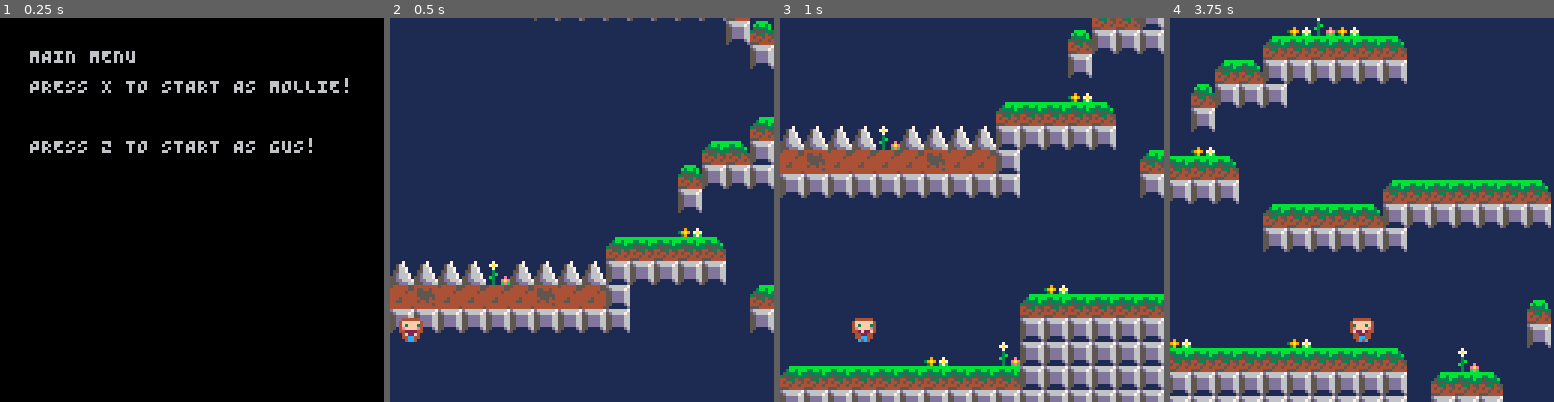
Above: before the commit, frames 1-4 (left to right).
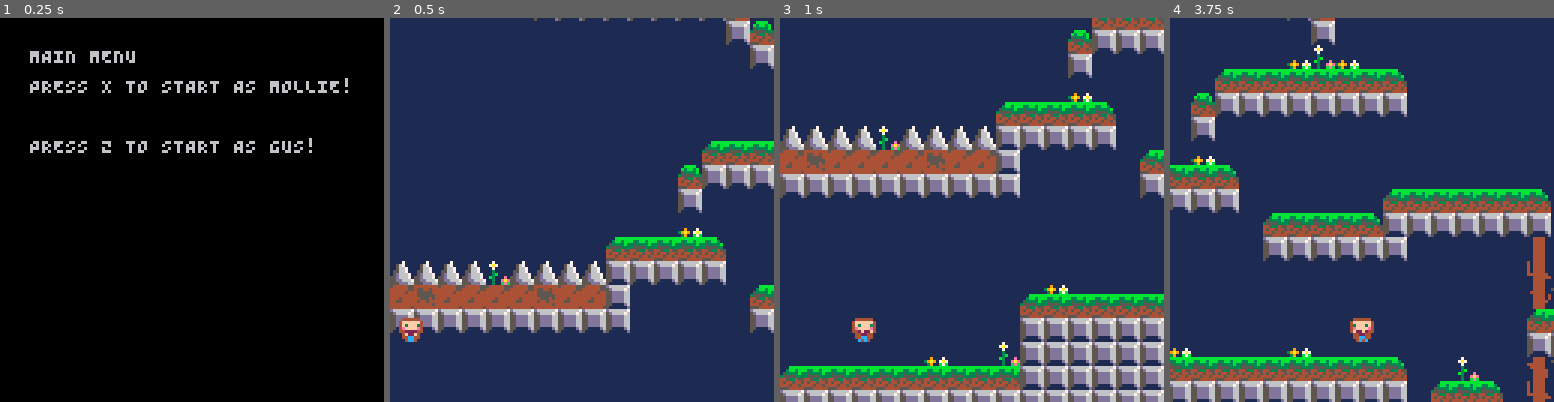
Above: after the commit, the same moments.

Repository: connorryanbaker/kmg
Game: PICO-8 cartridge currentdraft.p8
The game is run twice, just before and just after one commit, with the same random seed, the same clock (stepped at 60 frames per second) and the same inputs.
Inputs:
- Up to frame 1 (0.25 s): no input
- Up to frame 2 (0.5 s): tap X (X key) at 0.33 s
- Up to frame 3 (1 s): tap O (Z key) at 0.7 s
- Up to frame 4 (3.75 s): tap X (X key) at 1.07, 1.85, 2.97 s; hold Right 1.6-2.1 s; tap O (Z key) every 0.4 s from 1.7 to 3.7 s; hold Right 2.47-3.03 s; hold Left 3.08-3.58 s

Frame 1 is identical in both runs. In frame 2, 0.8% of the frame differs, in the area x 91-100%, y 25-39%; in frame 3, 0.2%; in frame 4, 32%, in the area x 0-100%, y 0-100%.

Commit message:
level 2 map!

Diff:
--- a/currentdraft.p8
+++ b/currentdraft.p8
@@ -14,6 +14,7 @@
   min_cam_y=0
   max_cam_y=388
   max_cam_x=maxx/2
+  MAX_DY=10 -- this is an arbitrary start to avoid getting stuck after long falls
   startx=3
   starty=433
   gravity=0.25
@@ -30,7 +31,7 @@
     max_dx=2,
     max_dy=3,
     acc=0.25,
-    boost=4,
+    boost=3.8,
     anim=0,
     running=false,
     jumping=false,
@@ -202,6 +203,7 @@
   if btnp(5) and player.landed then
     player.dy-=player.boost
     player.landed=false
+    --sfx(1)
   end
 
   if btnp(4) and player.candash then
@@ -270,10 +272,10 @@
     player.direction=0
   end
 
-  -- local nx = player.x+player.dx
-  -- if nx >=0 and player.w+nx<maxx then player.x=nx end
   player.x+=player.dx
-  player.y+=player.dy
+  if player.dy < MAX_DY then
+    player.y+=player.dy
+  end
 
   if player.y>maxy then reset_player_location() end
 end
@@ -468,7 +470,7 @@
 
 
 __gff__
-0080800000010203000000000000000080808000000200030303000000000003000080000002060200000000000000038000000000000302000002020300030300000000000000000000000006000000000000000000000000000000000000000000000000000000000000000000000000000000000000000000000000000000
+0080800000010203000000000000000080808000000200030303000000000003000080000002060200000000000000038000000000000302000002020300030300000000000000000000000000000000000000000000000000000000000000000600000000000000000000000000000000000000000000000000000000000000
 0000000000000000000000000000000000000000000000000000000000000000000000000000000000000000000000000000000000000000000000000000000000000000000000000000000000000000000000000000000000000000000000000000000000000000000000000000000000000000000000000000000000000000
 __map__
 2b2b2b2b2b2b2b2b2b2b2b2b2b2b2b2b2b2b2b2b2b2b2b2b2b2b2b2b2b2b2b2b0f0f0f0f0f0f0f0f0f0f0f0f0f0f0f0f0f0f0f0f0f0f0f0f0f0f0f0f0f0f0f4c00000000000000000000000000000000000000000000000000000000000000000000000000000000000000000000000000000000000000000000000000000000
@@ -484,24 +486,27 @@
 171717171717171719182b2b2b19050505182b2b2b2b2b2b2b2b2b2b2b2b2b2b0f0f0f0f0f0f0f0f0f0f0f0f0f0f0f0f0f0f0f0f0f0f0f0f0f0f0f0f0f0f0f0f00000000000000000000000000000000000000000000000000000000000000000000000000000000000000000000000000000000000000000000000000000000
 392e383d171717171717382b3e25152525062b2b2b2b2b2b2b2b2b2b2b2b2b2b0f0f0f0f0f0f0f0f0f0f0f0f0f0f0f0f0f0f0f0f0f0f0f0f0f0f0f0f0f0f0f0f00000000000000000000000000000000000000000000000000000000000000000000000000000000000000000000000000000000000000000000000000000000
 400e0d2e1717172b2b382b381717171717172b2b2b2b2b2b2b2b2b2b2b2b2b2b0f0f0f0f0f0f0f0f0f0f0f0f0f0f0f0f0f0f0f0f0f0f0f0f0f0f0f0f0f0f0f0f00000000000000000000000000000000000000000000000000000000000000000000000000000000000000000000000000000000000000000000000000000000
-382d1b0e1717172b2b2b2b2b2b17171717172b2b2b2b2b2b2b2b2b2b2b2b2b2b0f0f0f0f0f0f0f0f0f0f0f0f0f0f0f0f0f0f0f0f0f0f0f0f0f0f0f0f0f0f0f0f00000000000000000000000000000000000000000000000000000000000000000000000000000000000000000000000000000000000000000000000000000000
-1d3d2c1e1d17172b2b1918382b2b2b2b2b2b2b2b2b2b2b2b2b2b2b2b2b2b2b2b0f0f0f0f0f0f0f0f0f0f0f0f0f0f0f0f0f0f0f0f0f0f0f0f0f0f0f0f0f0f0f0f00000000000000000000000000000000000000000000000000000000000000000000000000000000000000000000000000000000000000000000000000000000
+382d1b0e1717172b2b2b2b2b2b1717171717382b2b2b2b2b2b2b2b2b2b2b2b2b0f0f0f0f0f0f0f0f0f0f0f0f0f0f0f0f0f0f0f0f0f0f0f0f0f0f0f0f0f0f0f0f00000000000000000000000000000000000000000000000000000000000000000000000000000000000000000000000000000000000000000000000000000000
+1d3d2c1e1d17172b2b1918382b2b2b2b2b382b2b2b2b2b2b2b2b2b2b2b2b2b2b0f0f0f0f0f0f0f0f0f0f0f0f0f0f0f0f0f0f0f0f0f0f0f0f0f0f0f0f0f0f0f0f00000000000000000000000000000000000000000000000000000000000000000000000000000000000000000000000000000000000000000000000000000000
 0505182e1b2e0c282b17172b382b2b2b2b2b2b2b2b2b2b2b2b2b2b2b2b2b2b2b0f0f0f0f0f0f0f0f0f0f0f0f0f0f0f0f0f0f0f0f0f0f0f0f0f0f0f0f0f0f0f0f00000000000000000000000000000000000000000000000000000000000000000000000000000000000000000000000000000000000000000000000000000000
 2c2e1c2e2a2e2c352b2b2b393e2b2b2b2b2b2b2b2b2b2b2b2b2b2b2b2b2b2b2b0f0f0f0f0f0f0f0f0f0f0f0f0f0f0f0f0f0f0f0f0f0f0f0f0f0f0f0f0f0f0f0f00000000000000000000000000000000000000000000000000000000000000000000000000000000000000000000000000000000000000000000000000000000
-1c1e2c2e190505182b2b382b17382b2b2b2b2b2b2b2b2b2b2b2b2b2b2b2b2b2b0f0f0f0f0f0f0f0f0f0f0f0f0f0f0f0f0f0f0f0f0f0f0f0f0f0f0f0f0f0f0f0f00000000000000000000000000000000000000000000000000000000000000000000000000000000000000000000000000000000000000000000000000000000
-1b0e2c2e061506062b2b2b2b162b2b2b2b352b2b2b2b2b2b2b2b2b2b2b2b2b2b0f0f0f0f0f0f0f0f0f0f0f0f0f0f0f0f0f0f0f0f0f0f0f0f0f0f0f0f0f0f0f0f00000000000000000000000000000000000000000000000000000000000000000000000000000000000000000000000000000000000000000000000000000000
-26262626060606152b2b2b190505050505051826261905182b2b2b2b2b2b2b2b0f0f0f0f0f0f0f0f0f0f0f0f0f0f0f0f0f0f0f0f0f0f0f0f0f0f0f0f0f0f0f0f00000000000000000000000000000000000000000000000000000000000000000000000000000000000000000000000000000000000000000000000000000000
-152506251517171719182b171717171717171717171525172b2b2b2b2b2b2b2b0f0f0f0f0f0f0f0f0f0f0f0f0f0f0f0f0f0f0f0f0f0f0f0f0f0f0f0f0f0f0f0f00000000000000000000000000000000000000000000000000000000000000000000000000000000000000000000000000000000000000000000000000000000
-0625152525172b1717172b2b2b2b2b2b2b2b2b2b172506172b352b2b2b2b2b2b0f0f0f0f0f0f0f0f0f0f0f0f0f0f0f0f0f0f0f0f0f0f0f0f0f0f0f0f0f0f0f0f00000000000000000000000000000000000000000000000000000000000000000000000000000000000000000000000000000000000000000000000000000000
-1717171717172b2b2b2b2b2b2b2b2b2b2b2b2b2b171717172b19182b382b2b2b0f0f0f0f0f0f0f0f0f0f0f0f0f0f0f0f0f0f0f0f0f0f0f0f0f0f0f0f0f0f0f0f00000000000000000000000000000000000000000000000000000000000000000000000000000000000000000000000000000000000000000000000000000000
-171717171717182b2b2b2b2b2b2b2b2b2b2b2b2b2b2b2b2b2b17172b282b2b2b0f0f0f0f0f0f0f0f0f0f0f0f0f0f0f0f0f0f0f0f0f0f0f0f0f0f0f0f0f0f0f0f00000000000000000000000000000000000000000000000000000000000000000000000000000000000000000000000000000000000000000000000000000000
-2b2b2b2b2b17172b2b2b2b2b2b2b2b2b2b2b2b2b2b2b2b2b2b2b2b2b2b2b162b0f0f0f0f0f0f0f0f0f0f0f0f0f0f0f0f0f0f0f0f0f0f0f0f0f0f0f0f0f0f0f0f00000000000000000000000000000000000000000000000000000000000000000000000000000000000000000000000000000000000000000000000000000000
-2b2b2b2b2b2b2b2b2b2b2b2b2b2b2b2b2b2b2b2b2b2b2b2b2b2b2b2b2b1905180f0f0f0f0f0f0f0f0f0f0f0f0f0f0f0f0f0f0f0f0f0f0f0f0f0f0f0f0f0f0f0f00000000000000000000000000000000000000000000000000000000000000000000000000000000000000000000000000000000000000000000000000000000
-2b2b2b2b2b2b26262b2b2b2b2b162b2b2b2b2b3c05182b2b2b2b2b2b2b1717170f0f0f0f0f0f0f0f0f0f0f0f0f0f0f0f0f0f0f0f0f0f0f0f0f0f0f0f0f0f0f0f00000000000000000000000000000000000000000000000000000000000000000000000000000000000000000000000000000000000000000000000000000000
-2b2b2b2b2b2b17172b2b3c05050505050505051717172b2b2b2b2b172b2b2b2b0f0f0f0f0f0f0f0f0f0f0f0f0f0f0f0f0f0f0f0f0f0f0f0f0f0f0f0f0f0f0f0f00000000000000000000000000000000000000000000000000000000000000000000000000000000000000000000000000000000000000000000000000000000
-2b2b2b2b2b2b2b2b2b2b271525252525252515172b2b2b2b2b2b2b2b2b16352b0f0f0f0f0f0f0f0f0f0f0f0f0f0f0f0f0f0f0f0f0f0f0f0f0f0f0f0f0f0f0f0f00000000000000000000000000000000000000000000000000000000000000000000000000000000000000000000000000000000000000000000000000000000
-2b2b2b2b2b2b2b2b2b35272525252515252525172b2b2b2b2b190505050505180f0f0f0f0f0f0f0f0f0f0f0f0f0f0f0f0f0f0f0f0f0f0f0f0f0f0f0f0f0f0f0f00000000000000000000000000000000000000000000000000000000000000000000000000000000000000000000000000000000000000000000000000000000
-2b2b2b2b190505050505060617171717171717172b2b2b2b2b171717171717170f0f0f0f0f0f0f0f0f0f0f0f0f0f0f0f0f0f0f0f0f0f0f0f0f0f0f0f0f0f0f0f00000000000000000000000000000000000000000000000000000000000000000000000000000000000000000000000000000000000000000000000000000000
-2b2b2b2b17171717171717171717172b2b2b2b2b2b2b2b2b2b2b2b2b2b2b2b2b0f0f0f0f0f0f0f0f0f0f0f0f0f0f0f0f0f0f0f0f0f0f0f0f0f0f0f0f0f0f0f0f00000000000000000000000000000000000000000000000000000000000000000000000000000000000000000000000000000000000000000000000000000000
-
-
+1c1e2c2e190505182b2b382b17382b2b2b2b2b2b2b2b2b2b2b2b2b2b2b2b2b2b0f0f0f0f0f0f0f0f0f0f0f0f0f0f0f0f0f0f0f0f0f0f4a4b4c4d0f0f0f0f0f0f00000000000000000000000000000000000000000000000000000000000000000000000000000000000000000000000000000000000000000000000000000000
+1b0e2c2e061506062b2b2b2b162b2b2b2b352b2b2b2b2b2b2b2b2b2b2b2b2b2b0f0f0f0f0f0f0f0f0f0f0f0f0f0f0f0f0f0f0f0f0f0f5a5b5c5d0f0f0f0f0f0f00000000000000000000000000000000000000000000000000000000000000000000000000000000000000000000000000000000000000000000000000000000
+26262626060606152b2b2b190505050505051826261905182b2b2b2b2b2b2b2b0f0f0f0f0f0f0f0f0f0f0f0f0f0f0f0f0f0f0f0f0f0f6a6b6c6d0f0f0f0f0f0f00000000000000000000000000000000000000000000000000000000000000000000000000000000000000000000000000000000000000000000000000000000
+152506251517171719182b171717171717171717171525172b2b2b2b2b2b2b2b0f0f0f0f0f0f0f0f0f0f0f0f0f0f0f0f0f0f0f0f0f0f7a7b7c7d0f0f0f0f0f0f00000000000000000000000000000000000000000000000000000000000000000000000000000000000000000000000000000000000000000000000000000000
+062515252517392b17172b2b282b2b2b2b2b2b28172506172b352b2b2b2b2b2b0f0f0f0f0f0f0f0f0f0f0f0f0f0f0f0f0f0f0f0f0f0f0f0f0f0f0f0f0f0f0f0f00000000000000000000000000000000000000000000000000000000000000000000000000000000000000000000000000000000000000000000000000000000
+1717171717172b2b2b282b2b2b38392b2b2b2b2b171717172b19182b382b2b2b0f0f0f0f0f0f0f0f0f0f0f0f0f0f0f0f0f0f0f0f0f0f0f0f0f0f0f0f0f0f0f0f00000000000000000000000000000000000000000000000000000000000000000000000000000000000000000000000000000000000000000000000000000000
+171717171717282b2b2b2b2b2b2b2b2b2b2b392b2b2b2b2b3817172b282b2b2b0f0f0f0f0f0f0f0f0f0f0f0f0f0f0f0f0f0f0f0f0f0f0f0f0f020f0f0f0f0f0f00000000000000000000000000000000000000000000000000000000000000000000000000000000000000000000000000000000000000000000000000000000
+2b2b382b39172b2b2b2b2b2b2b2b2b2b2b2b2b2b2b2b2b2b2b2b2b2b2b2b162b0f0f0f0f0f0f0f0f0f0f0f0f0f0f0f0f0f0f0f0f0f0f0f0f1f052f0f0f0f0f0f00000000000000000000000000000000000000000000000000000000000000000000000000000000000000000000000000000000000000000000000000000000
+2b2b2b2b2b382b2b2b2b2b2b2b2b2b2b2b2b2b2b2b2b2b2b2b2b2b2b2b1905180f0f0f0f0f0f0f0f0f0f0f0f0f0f0f0f0f0f0f0f0f0f0f0f0f0f0f0f0f0f0f0f00000000000000000000000000000000000000000000000000000000000000000000000000000000000000000000000000000000000000000000000000000000
+2b2b2b2b2b2b2b2b2b2b2b2b2b162b2b2b2b2b3c05182b2b2b2b2b2b3e1717170f0f0f0f0f0f0f0f0f0f0f0f0f0f0f0f0f0f0f0f0f0f0f0f0f0f0f0f0f510f0f00000000000000000000000000000000000000000000000000000000000000000000000000000000000000000000000000000000000000000000000000000000
+2b2b2b2b2b2b2b2b2b2b3c050505050505050517171719182b2b2b2b172b2b2b0f0f0f0f0f0f0f0f0f0f0f0f0f0f0f0f0f0f0f510f0f0f0f0f0f0f0f1f2f0f0f00000000000000000000000000000000000000000000000000000000000000000000000000000000000000000000000000000000000000000000000000000000
+2b2b2b2b2b2b2b2b2b2b271525252525252515172b2b17172b2b2b2b2b16352b0f0f0f0f0f0f0f0f0f0f0f0f0f0f0f0f0f0f1f05050505052f0f0f0f07070f0f00000000000000000000000000000000000000000000000000000000000000000000000000000000000000000000000000000000000000000000000000000000
+2b2b2b2b2b2b2b2b2b35272525252515252525172b2b2b2b2b2b1905050505180f0f0f0f0f0f0f0f0f0f0f0f0f0f0f0f0f0f07070707070707500f0f0f0f0f0f00000000000000000000000000000000000000000000000000000000000000000000000000000000000000000000000000000000000000000000000000000000
+2b2b2b2b190505050505060617171717171717172b2b2b2b2b2b1717171717170f0f0f0f0f0f0f0f0f0f0f0f0f0f0f0f0f0f0f0f0f0f0f0f0f3f0f0f0f0f0f3f00000000000000000000000000000000000000000000000000000000000000000000000000000000000000000000000000000000000000000000000000000000
+2b2b2b2b17171717171717171717172b2b2b2b2b2b2b2b2b2b2b2b2b2b2b2b2b0f0f0f0f0f0f0f0f0f1f05052f0f0f0f0f0f0f0f0f0f0f0f0f070f0f0f3f3f0700000000000000000000000000000000000000000000000000000000000000000000000000000000000000000000000000000000000000000000000000000000
+…(5 lines of a section not shown)…
Not shown, changed: 66 lines of the sprite sheet (__gfx__) section of currentdraft.p8
Not shown, changed: the sound effects (__sfx__) section of currentdraft.p8
